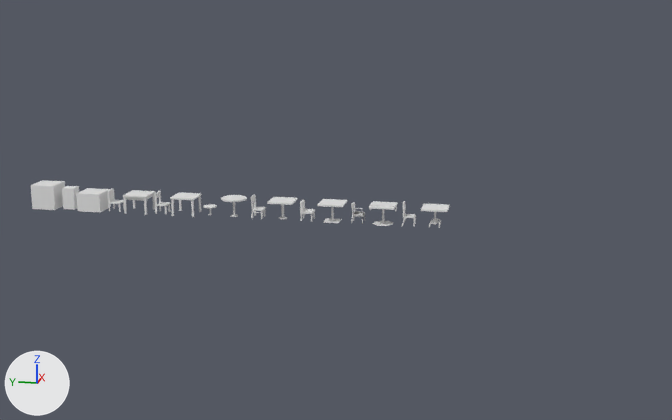
A saved change to the Blender file assets/src/Furniture.blend.
Camera for both pictures: a camera (50 mm lens) standing at (-27.31, -15.65, 7.28) and looking at (0.48, -10.09, 0.34). Every picture has the same lights, and +X, +Y and +Z are marked at lower left.

The first picture shows 'BasicChair', 'BasicTable', 'ContemporaryChair', 'ContemporaryTable', 'ModernChair', 'ModernTable', 'PlayfulTable', 'RetroChair', 'RetroTable', 'RoundChair', 'RoundTable', 'SimpleChair', 'SimpleTable', 'UnitCube', 'UnitTable'.
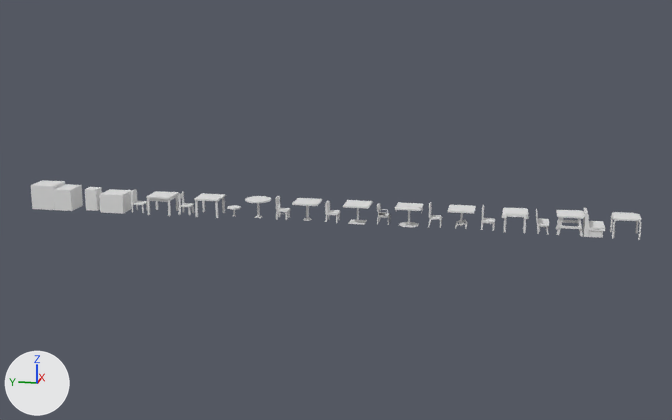
Pixel boxes [x1, y1, x2, y2] of what changed, in the pictures (672 x 420 px):
'UnitTable', moved
    before: [76, 188, 111, 212]
    after: [99, 189, 132, 214]
'BasicTable', moved
    before: [123, 190, 155, 215]
    after: [146, 191, 179, 216]
'UnitBooth', added
    after: [54, 184, 83, 211]
'SimpleTable', moved
    before: [170, 192, 202, 217]
    after: [194, 193, 225, 218]
'RetroTable', moved
    before: [369, 201, 398, 226]
    after: [395, 202, 423, 227]
'ContemporaryTable', moved
    before: [317, 199, 347, 223]
    after: [343, 200, 373, 225]
'PlayfulTable', moved
    before: [421, 203, 449, 228]
    after: [448, 205, 476, 229]
'ModernTable', moved
    before: [267, 197, 298, 219]
    after: [292, 198, 322, 221]
'PicnicTable', added
    after: [556, 210, 585, 236]
'RoundTable', moved
    before: [221, 195, 247, 217]
    after: [245, 196, 271, 218]
'PizzaParlorChair', added
    after: [582, 208, 606, 238]
'PizzaParlorTable', added
    after: [610, 212, 641, 240]
'BasicChair', moved
    before: [108, 188, 124, 212]
    after: [131, 189, 147, 213]
'SimpleChair', moved
    before: [155, 190, 171, 214]
    after: [178, 191, 194, 215]
'ModernChair', moved
    before: [251, 194, 266, 219]
    after: [275, 196, 290, 220]
'ContemporaryChair', moved
    before: [300, 199, 315, 221]
    after: [325, 201, 340, 223]
'ClothTable', added
    after: [502, 208, 529, 233]
'RetroChair', moved
    before: [351, 202, 365, 224]
    after: [377, 203, 391, 225]
'PlayfulChair', moved
    before: [402, 201, 416, 226]
    after: [428, 202, 442, 228]
'PicnicChair', added
    after: [536, 209, 549, 234]
'ClothChair', added
    after: [481, 205, 495, 230]
'RoundChair', moved
    before: [203, 204, 217, 215]
    after: [227, 205, 241, 216]

The change, as a list of edits to the scene's bpy script:
```text
Add me_cube_020:
    me_cube_020.from_pydata(...)  # 96 vertices, 71 faces; spans x -0.398..0.398, y -0.398..0.398, z 0.0..0.6
Add me_cube_021:
    me_cube_021.from_pydata(...)  # 36 vertices, 26 faces; spans x -0.398..0.398, y -0.2..0.395, z 0.0..0.7
Add me_cube_019:
    me_cube_019.from_pydata(...)  # 108 vertices, 66 faces; spans x -0.398..0.397, y -0.2..0.2, z 0.0..0.6
Add me_cube_018:
    me_cube_018.from_pydata(...)  # 64 vertices, 37 faces; spans x -0.398..0.398, y -0.398..0.398, z 0.0..0.6
Add me_cube_016:
    me_cube_016.from_pydata(...)  # 98 vertices, 80 faces; spans x -0.2..0.2, y -0.2..0.2, z 0.0..0.7
Add me_cube_015:
    me_cube_015.from_pydata(...)  # 173 vertices, 164 faces; spans x -0.398..0.398, y -0.398..0.398, z 0.0..0.6
Add me_cube_017:
    me_cube_017.from_pydata(...)  # 32 vertices, 20 faces; spans x -0.398..0.398, y -0.2..0.395, z 0.0..0.7
Change ob_unittable:
    ob_unittable.location: (0.4, -2.0, 0.0) -> (0.4, -2.8, 0.0)
Change ob_basictable:
    ob_basictable.location: (0.4, -3.6, 0.0) -> (0.4, -4.4, 0.0)
Change ob_basicchair:
    ob_basicchair.location: (0.4, -2.8, 0.0) -> (0.4, -3.6, 0.0)
Change ob_simpletable:
    ob_simpletable.location: (0.4, -5.2, 0.0) -> (0.4, -6.0, 0.0)
Change ob_simplechair:
    ob_simplechair.location: (0.4, -4.4, 0.0) -> (0.4, -5.2, 0.0)
Change ob_roundtable:
    ob_roundtable.location: (0.4, -6.8, 0.0) -> (0.4, -7.6, 0.0)
Change ob_roundchair:
    ob_roundchair.location: (0.4, -6.0, 0.0) -> (0.4, -6.8, 0.0)
Change ob_moderntable:
    ob_moderntable.location: (0.4, -8.4, 0.0) -> (0.4, -9.2, 0.0)
Change ob_modernchair:
    ob_modernchair.location: (0.4, -7.6, 0.0) -> (0.4, -8.4, 0.0)
Change ob_contemporarytable:
    ob_contemporarytable.location: (0.4, -10.0, 0.0) -> (0.4, -10.8, 0.0)
Change ob_contemporarychair:
    ob_contemporarychair.location: (0.4, -9.2, 0.0) -> (0.4, -10.0, 0.0)
Change ob_retrotable:
    ob_retrotable.location: (0.4, -11.6, 0.0) -> (0.4, -12.4, 0.0)
Change ob_retrochair:
    ob_retrochair.location: (0.4, -10.8, 0.0) -> (0.4, -11.6, 0.0)
Change ob_playfulchair:
    ob_playfulchair.location: (0.4, -12.4, 0.0) -> (0.4, -13.2, 0.0)
Change ob_playfultable:
    ob_playfultable.location: (0.4, -13.2, 0.0) -> (0.4, -14.0, 0.0)
Add ob_pizzaparlortable:
    ob_pizzaparlortable = bpy.data.objects.new('PizzaParlorTable', me_cube_020)
    ob_pizzaparlortable.location = (0.4, -18.8, 0.0)
Add ob_pizzaparlorchair:
    ob_pizzaparlorchair = bpy.data.objects.new('PizzaParlorChair', me_cube_021)
    ob_pizzaparlorchair.location = (0.4, -18.0, 0.0)
Add ob_picnicchair:
    ob_picnicchair = bpy.data.objects.new('PicnicChair', me_cube_019)
    ob_picnicchair.location = (0.4, -16.4, 0.0)
Add ob_picnictable:
    ob_picnictable = bpy.data.objects.new('PicnicTable', me_cube_018)
    ob_picnictable.location = (0.4, -17.2, 0.0)
Add ob_clothchair:
    ob_clothchair = bpy.data.objects.new('ClothChair', me_cube_016)
    ob_clothchair.location = (0.4, -14.8, 0.0)
Add ob_clothtable:
    ob_clothtable = bpy.data.objects.new('ClothTable', me_cube_015)
    ob_clothtable.location = (0.4, -15.6, 0.0)
Add ob_unitbooth:
    ob_unitbooth = bpy.data.objects.new('UnitBooth', me_cube_017)
    ob_unitbooth.location = (0.4, -1.2, 0.0)
```
